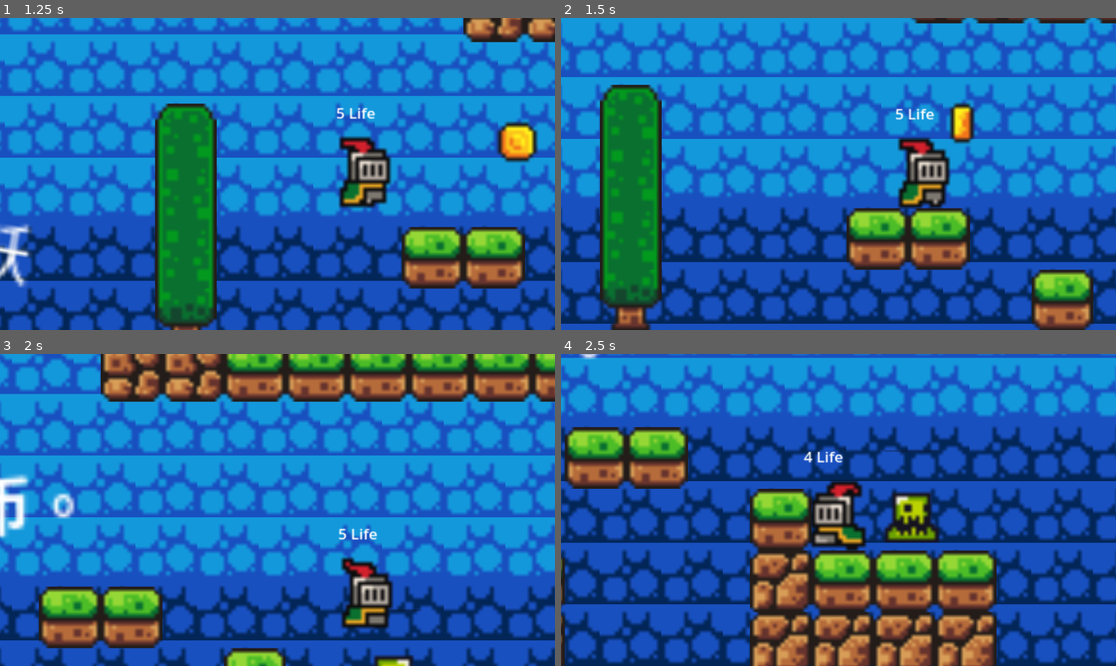
Above: before the commit, frames 1-4 (two rows, left to right).
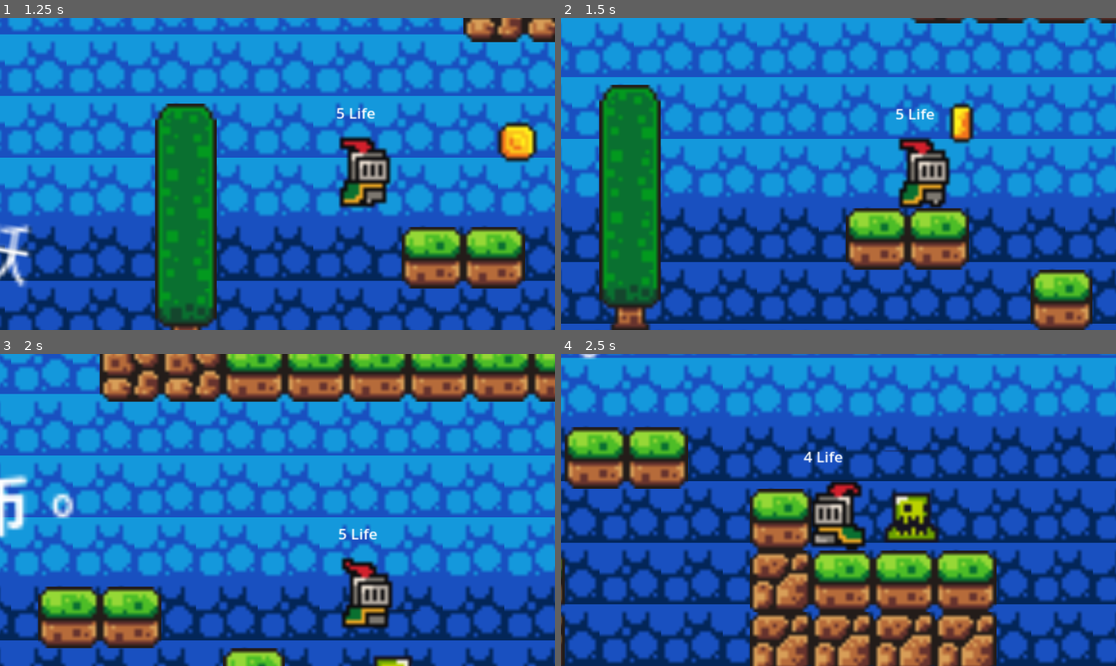
Above: after the commit, the same moments.

Repository: skeyboy/PrincesChronicles
Game: Godot game, scene res://Scenes/main.tscn
The game is run twice, just before and just after one commit, with the same random seed, the same clock (stepped at 60 frames per second) and the same inputs.
Inputs:
- Up to frame 1 (1.25 s): hold D (move_right) from 0.53 s (still down); tap Space (jump) at 0.77 s
- Up to frame 2 (1.5 s): keep holding D (move_right)
- Up to frame 3 (2 s): keep holding D (move_right); tap Space (jump) at 1.52 s
- Up to frame 4 (2.5 s): release D (move_right) at 2.03 s; hold A (move_left) from 2.03 s (still down)

Frame 1 is identical in both runs. In frame 2, 0.8% of the frame differs, in the area x 2-98%, y 0-99%; in frame 3, 1.8%, in the area x 0-98%, y 0-100%; in frame 4, less than 0.1%.

Commit message:
移动平台
1 增加移动平台
2 移动平台可配置

Diff:
--- a/Scenes/main.tscn
+++ b/Scenes/main.tscn
@@ -334,6 +334,21 @@
 sources/0 = SubResource("TileSetAtlasSource_kry3j")
 sources/1 = SubResource("TileSetAtlasSource_ynf5e")
 
+[sub_resource type="Animation" id="Animation_6iyac"]
+length = 0.001
+tracks/0/type = "value"
+tracks/0/imported = false
+tracks/0/enabled = true
+tracks/0/path = NodePath(".:position")
+tracks/0/interp = 1
+tracks/0/loop_wrap = true
+tracks/0/keys = {
+"times": PackedFloat32Array(0),
+"transitions": PackedFloat32Array(1),
+"update": 0,
+"values": [Vector2(675, 40)]
+}
+
 [sub_resource type="Animation" id="Animation_d1ilt"]
 resource_name = "move"
 length = 1.5
@@ -351,21 +366,6 @@
 "values": [Vector2(600, 39), Vector2(675, 40)]
 }
 
-[sub_resource type="Animation" id="Animation_6iyac"]
-length = 0.001
-tracks/0/type = "value"
-tracks/0/imported = false
-tracks/0/enabled = true
-tracks/0/path = NodePath(".:position")
-tracks/0/interp = 1
-tracks/0/loop_wrap = true
-tracks/0/keys = {
-"times": PackedFloat32Array(0),
-"transitions": PackedFloat32Array(1),
-"update": 0,
-"values": [Vector2(675, 40)]
-}
-
 [sub_resource type="AnimationLibrary" id="AnimationLibrary_6iyac"]
 _data = {
 &"RESET": SubResource("Animation_6iyac"),
@@ -451,9 +451,11 @@
 [node name="Platform" parent="." instance=ExtResource("9_ynf5e")]
 visible = false
 position = Vector2(110, 90)
+platform_type = 1
 
 [node name="Platform2" parent="." instance=ExtResource("9_ynf5e")]
 position = Vector2(675, 40)
+platform_type = 2
 
 [node name="AnimationPlayer" type="AnimationPlayer" parent="Platform2"]
 libraries = {
--- /dev/null
+++ b/Scripts/platform.gd
@@ -0,0 +1,15 @@
+extends AnimatableBody2D
+@onready var sprite_2d: Sprite2D = $Sprite2D
+
+@export var platform_type = 0
+
+@export var platform_height = 16
+
+@export var platform_width = 32
+
+@export var offsetX = 16
+
+func _ready() -> void:
+	sprite_2d.region_enabled  = true
+	sprite_2d.region_rect = Rect2(offsetX,platform_type * platform_height,platform_width,platform_height)
+	pass
--- a/Scripts/platform.tscn
+++ b/Scripts/platform.tscn
@@ -1,5 +1,6 @@
-[gd_scene load_steps=3 format=3 uid="uid://bf0jjw4quxuxh"]
+[gd_scene load_steps=4 format=3 uid="uid://bf0jjw4quxuxh"]
 
+[ext_resource type="Script" uid="uid://difpdg5h373cq" path="res://Scripts/platform.gd" id="1_8igbo"]
 [ext_resource type="Texture2D" uid="uid://cxuqjimd7csiq" path="res://Assets/sprites/platforms.png" id="1_wki81"]
 
 [sub_resource type="RectangleShape2D" id="RectangleShape2D_edo2q"]
@@ -7,8 +8,10 @@
 
 [node name="AnimatableBody2D" type="AnimatableBody2D"]
 z_index = 1
+script = ExtResource("1_8igbo")
 
 [node name="CollisionShape2D" type="CollisionShape2D" parent="."]
+position = Vector2(0, -4)
 shape = SubResource("RectangleShape2D_edo2q")
 one_way_collision = true
 
@@ -16,4 +19,4 @@
 scale = Vector2(1, 1.125)
 texture = ExtResource("1_wki81")
 region_enabled = true
-region_rect = Rect2(16.0087, 0, 32.0072, 8.83979)
+region_rect = Rect2(16.009, 16, 32.007, 16)
Not shown, added: Scripts/platform.gd.uid
